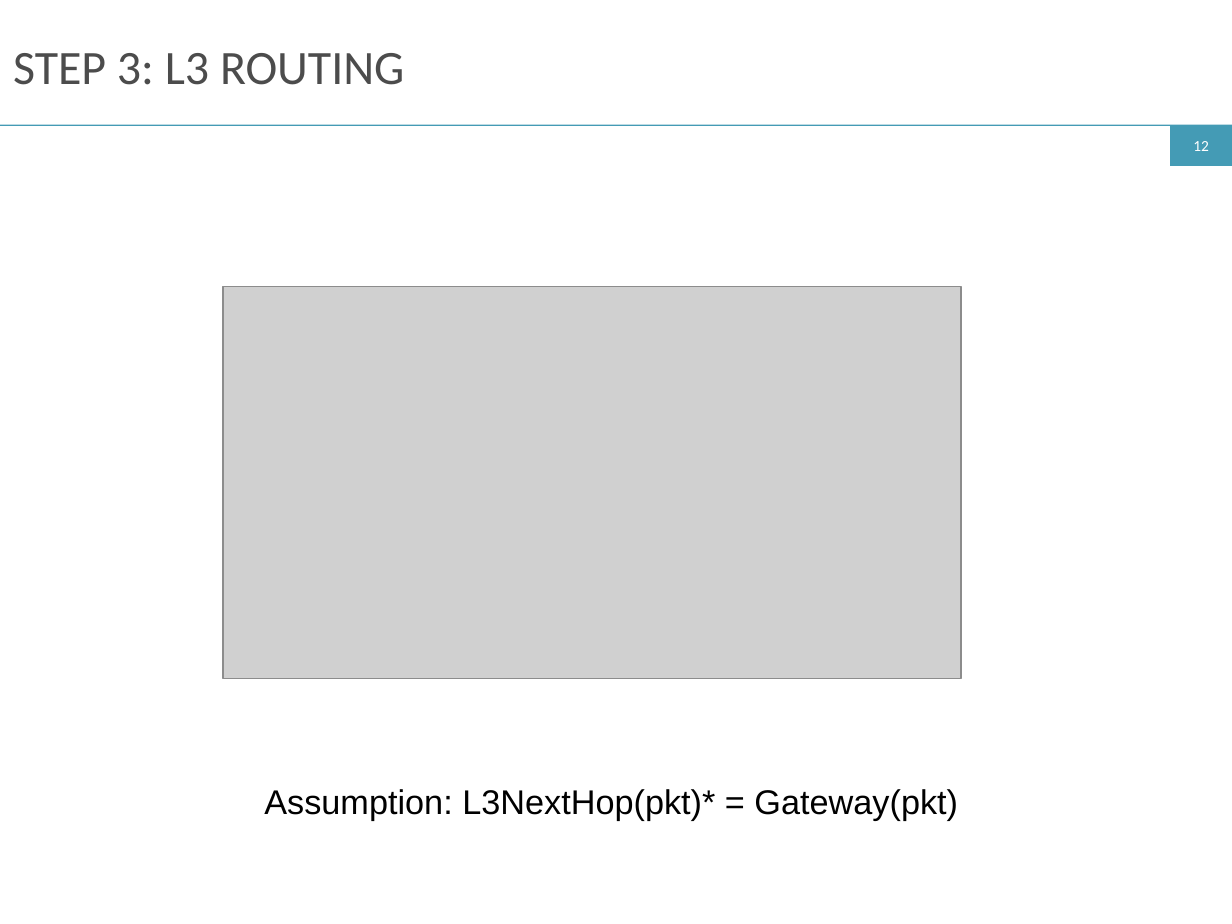
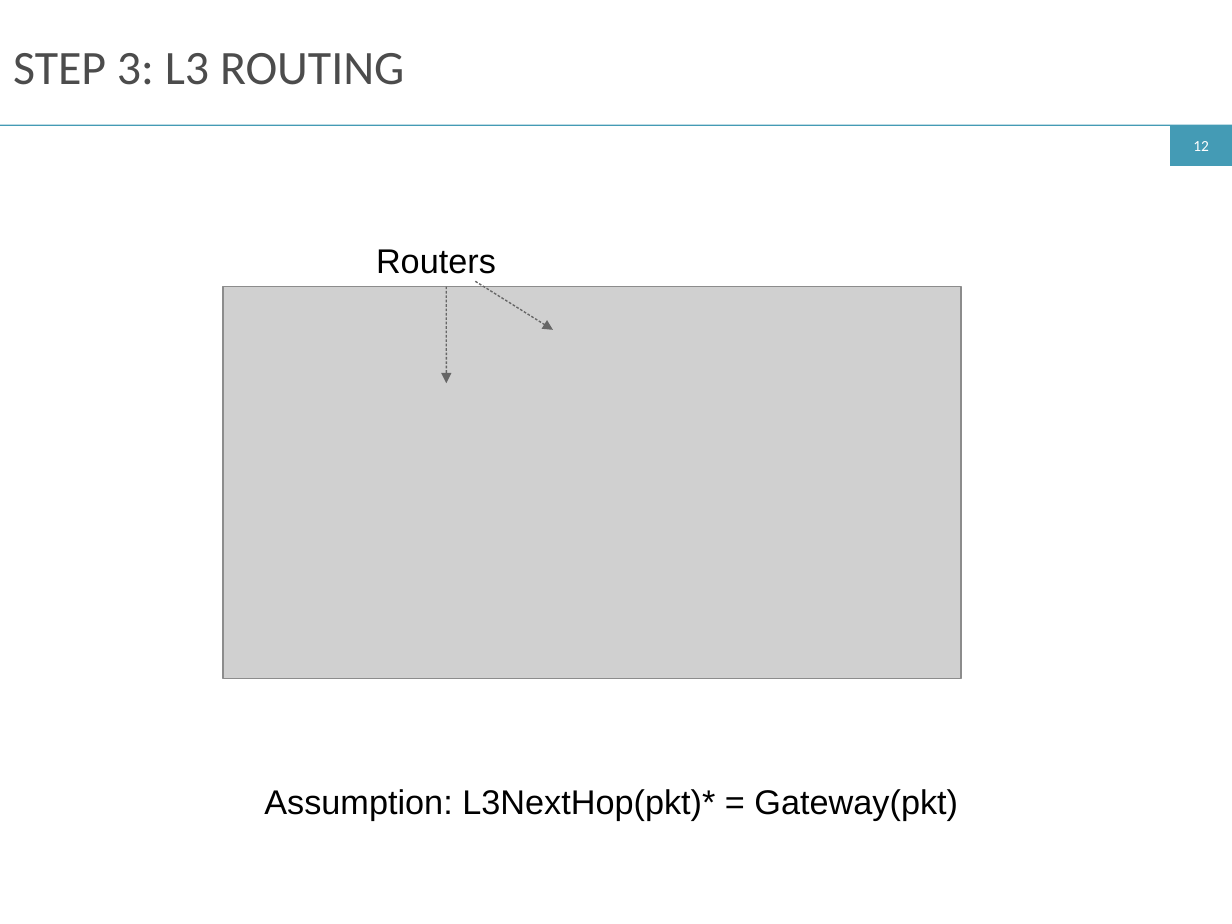
Before and after one commit to ryzhyk/cocoon, a slide deck: slide 12 of doc/netpl16/talk/cocoon.odp. Drawn at 1232x924 pixels with LibreOffice and Linux fonts; fonts in the diff are those of the drawing; grey boxes stand for pictures. Boxes give left, top, right and bottom in pixels: in the first picture for what was removed or moved away, otherwise in the second. Text is boxed around its words. In the diff, an @@ line names an element or a change of style, - is before the commit and + after.

Commit message:
talk pdf

```diff
--- a/doc/netpl16/talk/cocoon.odp
+++ b/doc/netpl16/talk/cocoon.odp
@@ text added at (376, 249, 496, 274), 20 pt, text #000000 @@
+Routers
@@ arrow added from (446, 287) to (446, 383), #666666 0.79 pt @@
@@ arrow added from (476, 281) to (553, 330), #666666 0.79 pt @@
```
Also in this commit, not shown: 1 other file.
